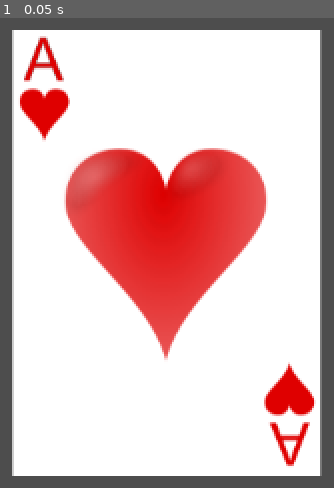
Above: before the commit, frame 1.
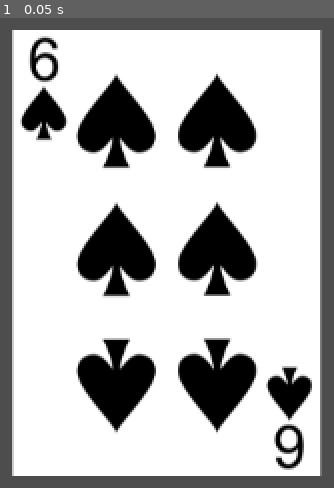
Above: after the commit, the same moment.

Repository: water221c/CARD
Game: Godot game, scene res://card.tscn
The game is run twice, just before and just after one commit, with the same random seed, the same clock (stepped at 60 frames per second) and the same inputs.
Inputs:
- Up to frame 1 (0.05 s): no input

The runs differ from the first frame. In frame 1, 32% of the frame differs, in the area x 5-95%, y 3-97%.

Commit message:
added all cards, and randomized deck in card script, need to make new scene for a deck and move preloaded textures there

Diff:
--- a/card.gd
+++ b/card.gd
@@ -1,12 +1,78 @@
 extends Area2D
 
-var texture = preload("res://Playing Cards/ace_of_hearts.png")
+var texture = preload("res://Playing Cards/2_of_clubs.png")
+var textureChange = false
+
+var c2 = preload("res://Playing Cards/2_of_clubs.png")
+var d2 = preload("res://Playing Cards/2_of_diamonds.png")
+var h2 = preload("res://Playing Cards/2_of_hearts.png")
+var s2 = preload("res://Playing Cards/2_of_spades.png")
+var c3 = preload("res://Playing Cards/3_of_clubs.png")
+var d3 = preload("res://Playing Cards/3_of_diamonds.png")
+var h3 = preload("res://Playing Cards/3_of_hearts.png")
+var s3 = preload("res://Playing Cards/3_of_spades.png")
+var c4 = preload("res://Playing Cards/4_of_clubs.png")
+var d4 = preload("res://Playing Cards/4_of_diamonds.png")
+var h4 = preload("res://Playing Cards/4_of_hearts.png")
+var s4 = preload("res://Playing Cards/4_of_spades.png")
+var c5 = preload("res://Playing Cards/5_of_clubs.png")
+var d5 = preload("res://Playing Cards/5_of_diamonds.png")
+var h5 = preload("res://Playing Cards/5_of_hearts.png")
+var s5 = preload("res://Playing Cards/5_of_spades.png")
+var c6 = preload("res://Playing Cards/6_of_clubs.png")
+var d6 = preload("res://Playing Cards/6_of_diamonds.png")
+var h6 = preload("res://Playing Cards/6_of_hearts.png")
+var s6 = preload("res://Playing Cards/6_of_spades.png")
+var c7 = preload("res://Playing Cards/7_of_clubs.png")
+var d7 = preload("res://Playing Cards/7_of_diamonds.png")
+var h7 = preload("res://Playing Cards/7_of_hearts.png")
+var s7 = preload("res://Playing Cards/7_of_spades.png")
+var c8 = preload("res://Playing Cards/8_of_clubs.png")
+var d8 = preload("res://Playing Cards/8_of_diamonds.png")
+var h8 = preload("res://Playing Cards/8_of_hearts.png")
+var s8 = preload("res://Playing Cards/8_of_spades.png")
+var c9 = preload("res://Playing Cards/9_of_clubs.png")
+var d9 = preload("res://Playing Cards/9_of_diamonds.png")
+var h9 = preload("res://Playing Cards/9_of_hearts.png")
+var s9 = preload("res://Playing Cards/9_of_spades.png")
+var c10 = preload("res://Playing Cards/10_of_clubs.png")
+var d10 = preload("res://Playing Cards/10_of_diamonds.png")
+var h10 = preload("res://Playing Cards/10_of_hearts.png")
+var s10 = preload("res://Playing Cards/10_of_spades.png")
+var cJ = preload("res://Playing Cards/jack_of_clubs.png")
+var dJ = preload("res://Playing Cards/jack_of_diamonds.png")
+var hJ = preload("res://Playing Cards/jack_of_hearts.png")
+var sJ = preload("res://Playing Cards/jack_of_spades.png")
+var cQ = preload("res://Playing Cards/queen_of_clubs.png")
+var dQ = preload("res://Playing Cards/queen_of_diamonds.png")
+var hQ = preload("res://Playing Cards/queen_of_hearts.png")
+var sQ = preload("res://Playing Cards/queen_of_spades.png")
+var cK = preload("res://Playing Cards/king_of_clubs.png")
+var dK = preload("res://Playing Cards/king_of_diamonds.png")
+var hK = preload("res://Playing Cards/king_of_hearts.png")
+var sK = preload("res://Playing Cards/king_of_spades.png")
+var cA = preload("res://Playing Cards/ace_of_clubs.png")
+var dA = preload("res://Playing Cards/ace_of_diamonds.png")
+var hA = preload("res://Playing Cards/ace_of_hearts.png")
+var sA = preload("res://Playing Cards/ace_of_spades.png")
+
+var deck = [c2, c3, c4, c5, c6, c7, c8, c9, c10, cJ, cQ, cK, cA, d2, d3, d4, d5, d6, d7, d8, d9, d10, dJ, dQ, dK, dA, h2, h3, h4, h5, h6, h7, h8, h9, h10, hJ, hQ, hK, hA, s2, s3, s4, s5, s6, s7, s8, s9, s10, sJ, sQ, sK, sA]
 
 # Called when the node enters the scene tree for the first time.
 func _ready():
 	$Sprite2D.texture = texture
+	randomize()
+	deck.shuffle()
+	choose_card(deck[0])
 
 
 # Called every frame. 'delta' is the elapsed time since the previous frame.
-func _process(delta):
+func _process(_delta):
+	if (textureChange == true):
+		$Sprite2D.texture = texture
+		textureChange = false
+
+func choose_card(card):
+	texture = card
+	textureChange = true
 	pass
